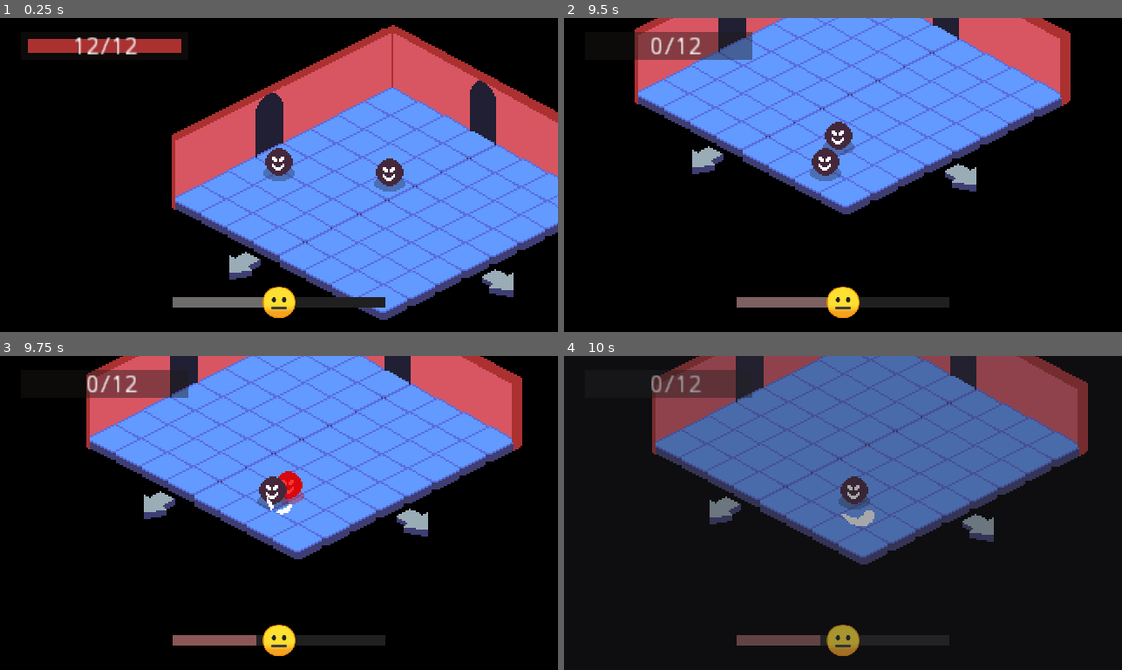
Above: before the commit, frames 1-4 (two rows, left to right).
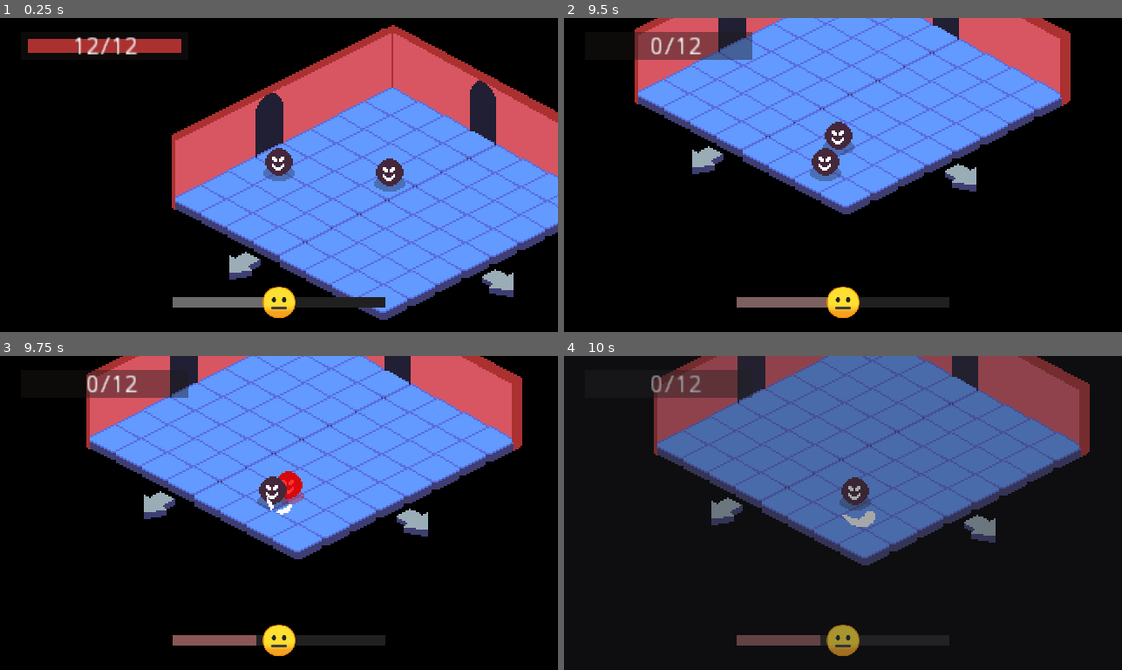
Above: after the commit, the same moments.

Repository: ColmeiaUDESC/gamejaaj6
Game: Godot game, scene res://Cenas/Teste.tscn
The game is run twice, just before and just after one commit, with the same random seed, the same clock (stepped at 60 frames per second) and the same inputs.
Inputs (mouse positions are in pixels of both pictures, inside the frame that each line leads up to):
- Up to frame 1 (0.25 s): no input
- Up to frame 2 (9.5 s): move the mouse to (965, 159) at 0.52 s; hold Right (ui_right) 0.53-1.28 s; click (965, 159) at 0.6 s; tap Space (ui_select) at 0.77, 1.52, 3.02, 3.77, 4.52, 6.02, 6.77, 7.52, 9.02 s; move the mouse to (731, 190) at 1.27 s; hold Down (ui_down) 1.28-2.03 s; right-click (731, 190) at 1.35 s; move the mouse to (898, 105) at 2.02 s; hold Right (ui_right) 2.03-2.78 s; click (898, 105) at 2.1 s; move the mouse to (815, 237) at 2.77 s; hold Up (ui_up) 2.78-3.53 s; right-click (815, 237) at 2.85 s; move the mouse to (1010, 222) at 3.52 s; hold Left (ui_left) 3.53-5.03 s; click (1010, 222) at 3.6 s; move the mouse to (675, 127) at 4.27 s; right-click (675, 127) at 4.35 s; move the mouse to (870, 175) at 5.02 s; hold Down (ui_down) 5.03-5.78 s; click (870, 175) at 5.1 s; move the mouse to (759, 96) at 5.77 s; hold Right (ui_right) 5.78-6.53 s; right-click (759, 96) at 5.85 s; move the mouse to (965, 159) at 6.52 s; hold Up (ui_up) 6.53-7.28 s; click (965, 159) at 6.6 s; move the mouse to (731, 190) at 7.27 s; hold Right (ui_right) 7.28-8.03 s; right-click (731, 190) at 7.35 s; move the mouse to (898, 105) at 8.02 s; hold Down (ui_down) 8.03-8.78 s; click (898, 105) at 8.1 s; move the mouse to (815, 237) at 8.77 s; hold Left (ui_left) from 8.78 s (still down); right-click (815, 237) at 8.85 s
- Up to frame 3 (9.75 s): move the mouse to (446, 560) at 9.52 s; release Left (ui_left) at 9.53 s; hold Up (ui_up) from 9.53 s (still down); click (446, 560) at 9.6 s
- Up to frame 4 (10 s): keep holding Up (ui_up); tap Space (ui_select) at 9.77 s

Frames 1-3 are identical in both runs. In frame 4, 5.6% of the frame differs, in the area x 15-95%, y 0-67%.

Commit message:
Ajustes e bugfixes

Diff:
--- a/Cenas/Jogo.gd
+++ b/Cenas/Jogo.gd
@@ -9,7 +9,7 @@
 
 func _ready():
 	jogador = $Jogador
-	jogador.connect("morreu", self, "_ao_jogador_morrer")
+	var _err := jogador.connect("morreu", self, "_ao_jogador_morrer")
 	_iniciar_jogo()
 
 
--- a/Cenas/Teste.tscn
+++ b/Cenas/Teste.tscn
@@ -13,7 +13,6 @@
 [node name="Inimigo" parent="Sala" instance=ExtResource( 3 )]
 position = Vector2( -4, 0 )
 vida_maxima = 3.0
-purificacao_maxima = 3.0
 
 [node name="Jogador" parent="Sala" instance=ExtResource( 1 )]
 position = Vector2( -63.2627, 0.754623 )
--- a/Conteudos/ObjetosDeCenario/SpawnInimigo/SpawnInimigo.gd
+++ b/Conteudos/ObjetosDeCenario/SpawnInimigo/SpawnInimigo.gd
@@ -24,7 +24,7 @@
 	if not inimigo:
 		inimigo = cena_inimigo.instance()
 		inimigo.position = position
-		inimigo.connect("neutralizado", sala, "_ao_inimigo_neutralizado")
+		var _err = inimigo.connect("neutralizado", sala, "_ao_inimigo_neutralizado")
 		call_deferred("add_child", inimigo)
 		$Particles2D.emitting = true
 	# TODO: Fazer uma animacaozinha/Spawnar uma particula quando o inimigo spawnar
--- a/Instanciaveis/Estados/Inimigo/Atacar.gd
+++ b/Instanciaveis/Estados/Inimigo/Atacar.gd
@@ -12,10 +12,12 @@
 
 func dano():
 	if esta_em_alcance:
+		if not inimigo.jogador.is_connected("recebido_dano", inimigo, "_ao_infligir_dano"):
+			inimigo.jogador.connect("recebido_dano", inimigo, "_ao_infligir_dano", [], CONNECT_ONESHOT)
 		inimigo.jogador.inflige_dano(valor_ataque)
 
 
-func _on_Ataque_body_entered(body):
+func _on_Ataque_body_entered(_body):
 	esta_em_alcance = true
-func _on_Ataque_body_exited(body):
+func _on_Ataque_body_exited(_body):
 	esta_em_alcance = false
--- a/Instanciaveis/Inimigo.tscn
+++ b/Instanciaveis/Inimigo.tscn
@@ -9,6 +9,7 @@
 [ext_resource path="res://Instanciaveis/Ataque.tscn" type="PackedScene" id=7]
 [ext_resource path="res://Instanciaveis/SpritePersonagem.tscn" type="PackedScene" id=8]
 [ext_resource path="res://Conteudos/Shaders/ShaderPersonagem.shader" type="Shader" id=9]
+[ext_resource path="res://Instanciaveis/Estados/Inimigo/Parado.tscn" type="PackedScene" id=10]
 
 [sub_resource type="ShaderMaterial" id=1]
 resource_local_to_scene = true
@@ -77,6 +78,8 @@
 
 [node name="Purificado" parent="GerenciadorEstados" instance=ExtResource( 6 )]
 
+[node name="Parado" parent="GerenciadorEstados" instance=ExtResource( 10 )]
+
 [connection signal="body_entered" from="Area_de_ataque" to="." method="_on_Area_de_ataque_body_entered"]
 [connection signal="body_exited" from="Area_de_ataque" to="." method="_on_Area_de_ataque_body_exited"]
 [connection signal="body_entered" from="Visao" to="." method="_on_Visao_body_entered"]
--- a/Instanciaveis/Projeteis/ProjetilPurificacao.tscn
+++ b/Instanciaveis/Projeteis/ProjetilPurificacao.tscn
@@ -17,7 +17,7 @@
 } ]
 
 [sub_resource type="CircleShape2D" id=3]
-radius = 8.0
+radius = 4.0
 
 [node name="Projetil" instance=ExtResource( 2 )]
 modulate = Color( 0.34902, 0.34902, 0.34902, 1 )
@@ -30,4 +30,5 @@
 frames = SubResource( 2 )
 
 [node name="CollisionShape2D" parent="." index="1"]
+position = Vector2( 0, 4 )
 shape = SubResource( 3 )
--- a/Instanciaveis/Scripts/Camera2D.gd
+++ b/Instanciaveis/Scripts/Camera2D.gd
@@ -10,7 +10,7 @@
 var expoente_trauma := 2.0
 
 func adicionar_trauma(quantidade: float) -> void:
-	trauma = min(trauma + quantidade, 1.0)
+	trauma = min(1.0, max(trauma, quantidade))
 
 
 func _process(delta: float) -> void:
--- a/Instanciaveis/Scripts/Inimigo.gd
+++ b/Instanciaveis/Scripts/Inimigo.gd
@@ -58,8 +58,10 @@
 func mudar_de_estado(novo_estado: String) -> void:
 	if not esta_neutralizado():
 		$GerenciadorEstados.mudar_estado(novo_estado)
+	elif not esta_morto():
+		$GerenciadorEstados.mudar_estado("Purificado")
 	else:
-		$GerenciadorEstados.mudar_estado("Purificado")
+		$GerenciadorEstados.mudar_estado("Parado")
 
 
 func esta_purificado() -> bool:
@@ -94,3 +96,7 @@
 func _on_Area_de_ataque_body_exited(body):
 	if body == jogador:
 		mudar_de_estado("Seguir")
+
+
+func _ao_infligir_dano(_dano: int) -> void:
+	emit_signal("infligido_dano")
--- a/Instanciaveis/Scripts/Jogador.gd
+++ b/Instanciaveis/Scripts/Jogador.gd
@@ -31,6 +31,7 @@
 signal infligido_dano(dano, e_offensivo)
 
 func _ready() -> void:
+# warning-ignore:integer_division
 	pureza = (pureza_maxima - pureza_minima) / 2
 	$UI/Pureza.min_value = pureza_minima
 	$UI/Pureza.max_value = pureza_maxima
@@ -82,7 +83,8 @@
 
 
 func incrementar_pureza(qnt: int) -> void:
-	pureza += qnt
+# warning-ignore:narrowing_conversion
+	pureza = clamp(pureza + qnt, pureza_minima, pureza_maxima)
 	$UI/Pureza.definir_pureza(pureza)
 	emit_signal("pureza_mudou", pureza)
 
--- a/UI/MenuPrincipal/ControladorTelaSave.gd
+++ b/UI/MenuPrincipal/ControladorTelaSave.gd
@@ -25,4 +25,4 @@
 
 
 func _on_BotaoJogar_pressed():
-	get_tree().change_scene("res://Cenas/Jogo.tscn")
+	var _err := get_tree().change_scene("res://Cenas/Jogo.tscn")
Not shown: 1 places in Cenas/MenuPrincipal.tscn that only renumber resources
Not shown: 1 places in Instanciaveis/Inimigo.tscn that only renumber resources
